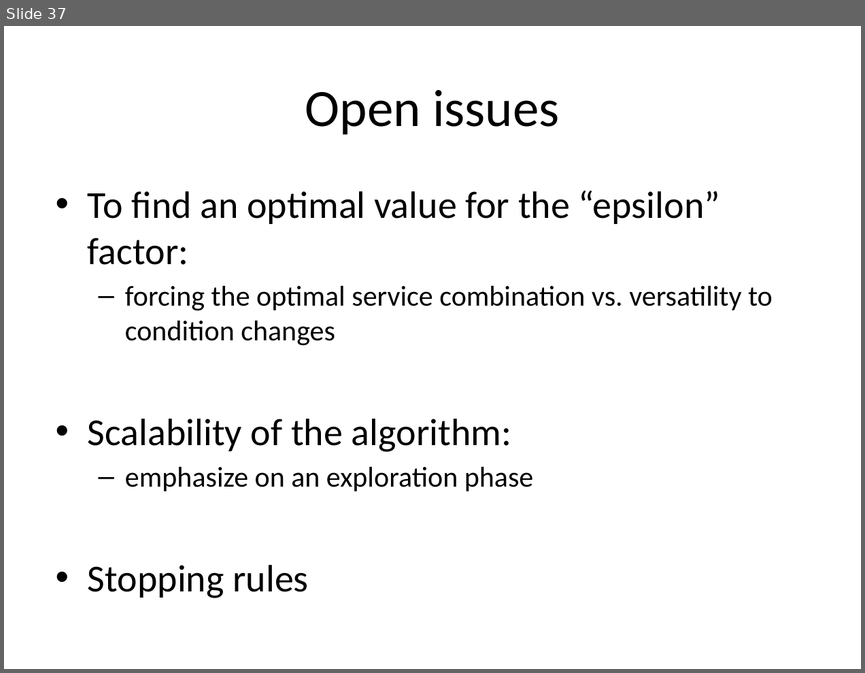
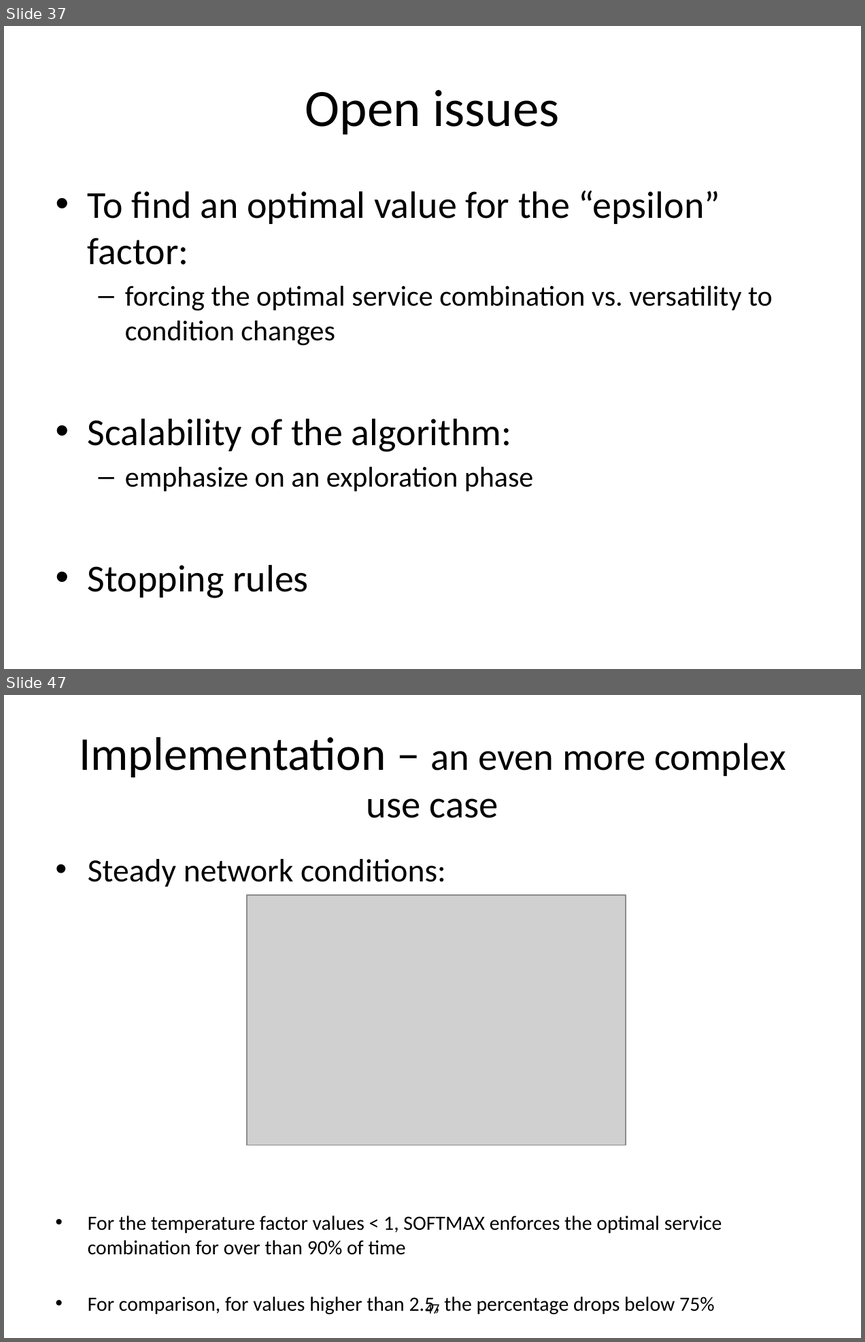
Before and after one commit to ro1208984/learning.java, a slide deck: Mobile Day presentation.pptx. Shown one above the other, each under a label of ours: slide 37 before the commit, slides 37 and 47 after it; the slides between them are not shown. The pictures are 865x673 and 865x1342 pixels, drawn with LibreOffice and Linux fonts; fonts in the diff are those of the drawing; grey boxes stand for pictures. Boxes give left, top, right and bottom in pixels: in the first picture for what was removed or moved away, otherwise in the second. Text is boxed around its words. In the diff, an @@ line names an element or a change of style, - is before the commit and + after.

```diff
--- a/Mobile Day presentation.pptx
+++ b/Mobile Day presentation.pptx
@@ slide 47 added at box(4, 695, 861, 1338), background #FFFFFF @@
@@ title added at box(79, 737, 785, 818), 32.4 pt, text #000000 @@
+Implementation – an even more complex use case
@@ text added at box(88, 859, 722, 1314), 17 pt, text #000000 @@
+• Steady network conditions:
+• For the temperature factor values < 1, SOFTMAX enforces the optimal service combination for over than 90% of time
+• For comparison, for values higher than 2.5, the percentage drops below 75%
@@ picture added at box(247, 895, 626, 1145) @@
@@ page number added at box(425, 1301, 439, 1313), 12 pt, text #000000 @@
+47
```
Also in this commit, not shown: 6 slides changed, 5 other slides added.
